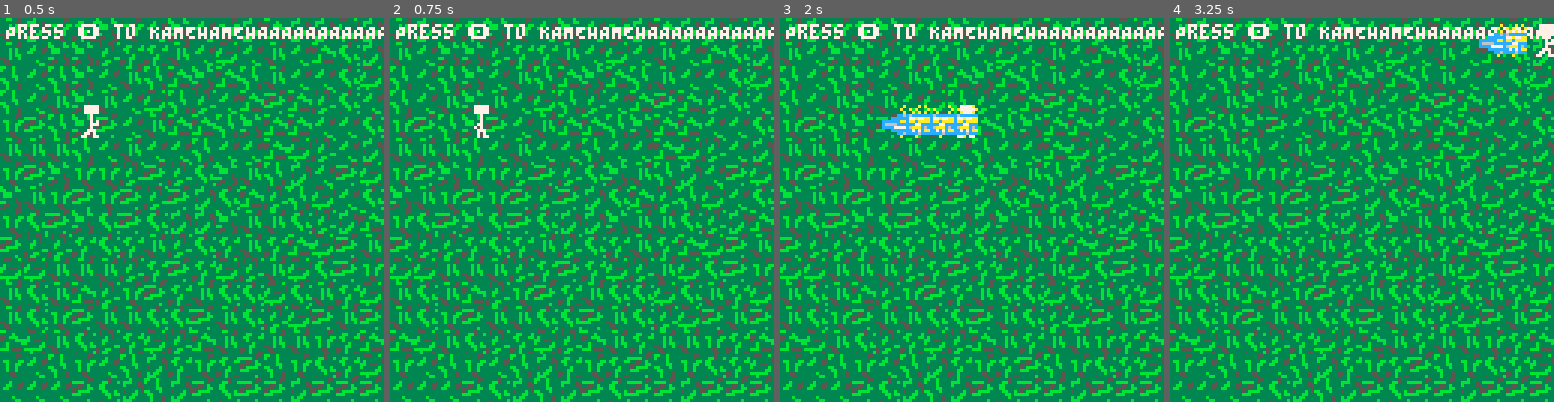
Above: before the commit, frames 1-4 (left to right).
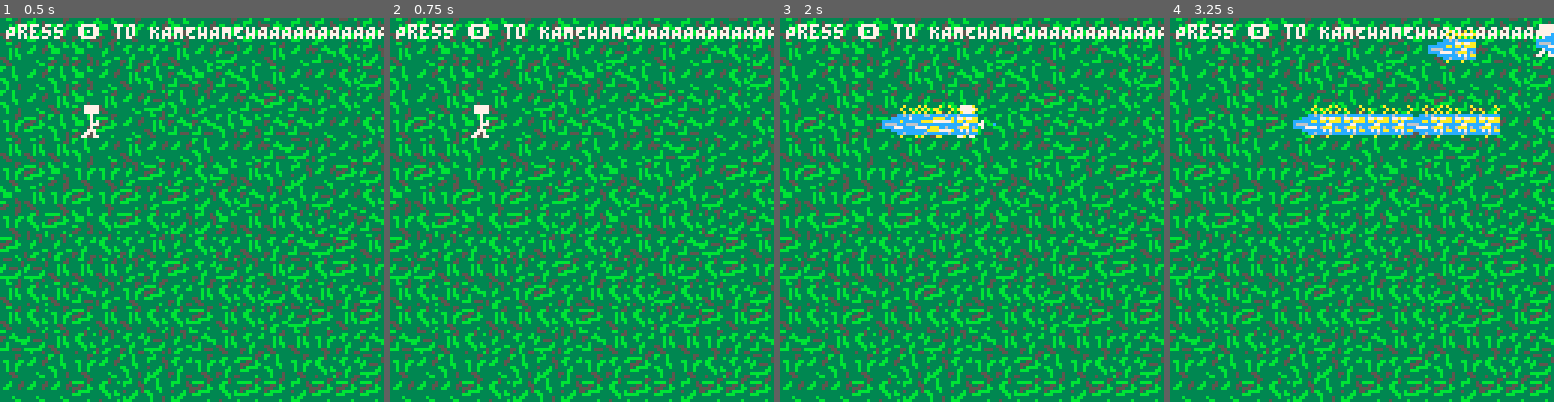
Above: after the commit, the same moments.

Repository: Jerry-Gu-SB/pico-8-kamehameha
Game: PICO-8 cartridge kamehameha.p8
Same seed, same stepped clock (60 frames per second), same inputs: the game is played once before the commit and once after it.
Inputs:
- Up to frame 1 (0.5 s): no input
- Up to frame 2 (0.75 s): tap O (Z key) at 0.7 s
- Up to frame 3 (2 s): hold Right from 1.6 s (still down); tap O (Z key) at 1.7 s
- Up to frame 4 (3.25 s): release Right at 2.1 s; tap O (Z key) at 2.1, 2.5, 2.9 s; hold Up 2.15-2.42 s; hold Right 2.47-3.03 s; hold Left from 3.08 s (still down)

Frame 1 is identical in both runs. In frame 2, less than 0.1% of the frame differs, in the area x 21-26%, y 26-32%; in frame 3, 0.4%; in frame 4, 4.6%, in the area x 32-100%, y 1-32%.

Commit message:
refactored player to be a local object and init. now just need to make the lasers come out at the plyaer hands after the startup animations

Diff:
--- a/kamehameha.p8
+++ b/kamehameha.p8
@@ -2,30 +2,77 @@
 version 42
 __lua__
 
+function _init()
+    objects = {}
 
-x = 24
-y = 24
-dx = 0
-dy = 0
+    player = {
+        x = 24,
+        y = 24,
+        dx = 0,
+        dy = 0,
+        frame = 0,
+        update = update_player,
+        draw = draw_player,
+    }
+end
 
-kamehameha_frame = 0
-objects = {}
+function _update()
+    update_player()
+
+    if btnp(4) then
+        new_kamehameha(player.x, player.y, 0, 0)
+        player.frame = 1
+    end
+
+    for i = #objects, 1, -1 do
+        if not objects[i]:update() then
+            del(objects, objects[i])
+        end
+    end
+end
+
+function _draw()
+    cls()
+    map()
+    draw_player()
+
+    print("Press 🅾️ to KAMEHAMEHAAAAAAAAAAA", 2, 2, 7)
+    for obj in all(objects) do
+        obj:draw()
+    end
+end
 
 function draw_player()
-    if 1 < kamehameha_frame and kamehameha_frame <= 4 then
-        spr(3, x, y, 2, 2)
-    elseif 4 < kamehameha_frame and kamehameha_frame <= 8 then
-        spr(5, x, y, 2, 2)
-    elseif 8 < kamehameha_frame and kamehameha_frame <= 20 then
-        spr(7, x, y, 2, 2)
+    if 1 < player.frame and player.frame <= 4 then
+        spr(3, player.x, player.y, 2, 2)
+    elseif 4 < player.frame and player.frame <= 8 then
+        spr(5, player.x, player.y, 2, 2)
+    elseif 8 < player.frame and player.frame <= 20 then
+        spr(7, player.x, player.y, 2, 2)
     else
-        spr(1, x, y, 2, 2)
+        spr(1, player.x, player.y, 2, 2)
     end
+end
+
+function update_player()
+    if player.frame > 0 then player.frame += 1 end
+    if player.frame > 20 then player.frame = 0 end
+
+    if btn(⬅️) then player.dx -= 1 end
+    if btn(➡️) then player.dx += 1 end
+    if btn(⬆️) then player.dy -= 1 end
+    if btn(⬇️) then player.dy += 1 end
+
+    player.x += player.dx
+    player.y += player.dy
+
+    player.dx *= 0.7
+    player.dy *= 0.7
 end
 
 function draw_kamehameha(k)
     laser_gap = 8
-    frame_gap = 7
+    frame_gap = 8
     if k.frame > frame_gap then
         spr(9, k.x, k.y, 2, 2)
     end
@@ -43,15 +90,13 @@
 
 function update_kamehameha(k)
     k.frame += 1
-    k.x += k.dx
-    k.y += k.dy
-    return k.frame < 50 -- Remove the Kamehameha after 50 frames
+    return k.frame < 50
 end
 
 function new_kamehameha(start_x, start_y, dx, dy)
     local k = {
-        x = start_x + 10, -- Offset to appear in front of the player
-        y = start_y, -- Slight vertical offset
+        x = start_x + 10,
+        y = start_y,
         dx = 0,
         dy = 0,
         frame = 0,
@@ -60,61 +105,6 @@
     }
     add(objects, k)
 end
-
-function _draw()
-    cls() -- Clear the screen
-    map()
-    draw_player()
-
-    print("Press 🅾️ to KAMEHAMEHAAAAAAAAAAA", 2, 2, 7)
-    for obj in all(objects) do
-        obj:draw()
-    end
-end
-
-function move()
-    if btn(⬅️) then dx -= 1 end
-    if btn(➡️) then dx += 1 end
-    if btn(⬆️) then dy -= 1 end
-    if btn(⬇️) then dy += 1 end
-
-    x += dx
-    y += dy
-
-    dx *= 0.7
-    dy *= 0.7
-end
-
-function _update()
-    move()
-
-    -- Trigger Kamehameha animation and laser
-    if btnp(4) and kamehameha_frame == 0 then
-        kamehameha_frame = 1
-    end
-
-    -- Handle Kamehameha animation
-    if kamehameha_frame > 0 then
-        kamehameha_frame += 1
-
-        -- Launch a laser at frame 8
-        if kamehameha_frame == 8 then
-            new_kamehameha(x, y, 2, 0)
-        end
-
-        if kamehameha_frame > 50 then
-            kamehameha_frame = 0
-        end
-    end
-
-    -- Update objects and clean up expired ones
-    for i = #objects, 1, -1 do
-        if not objects[i]:update() then
-            del(objects, objects[i])
-        end
-    end
-end
-
 
 
 __gfx__
